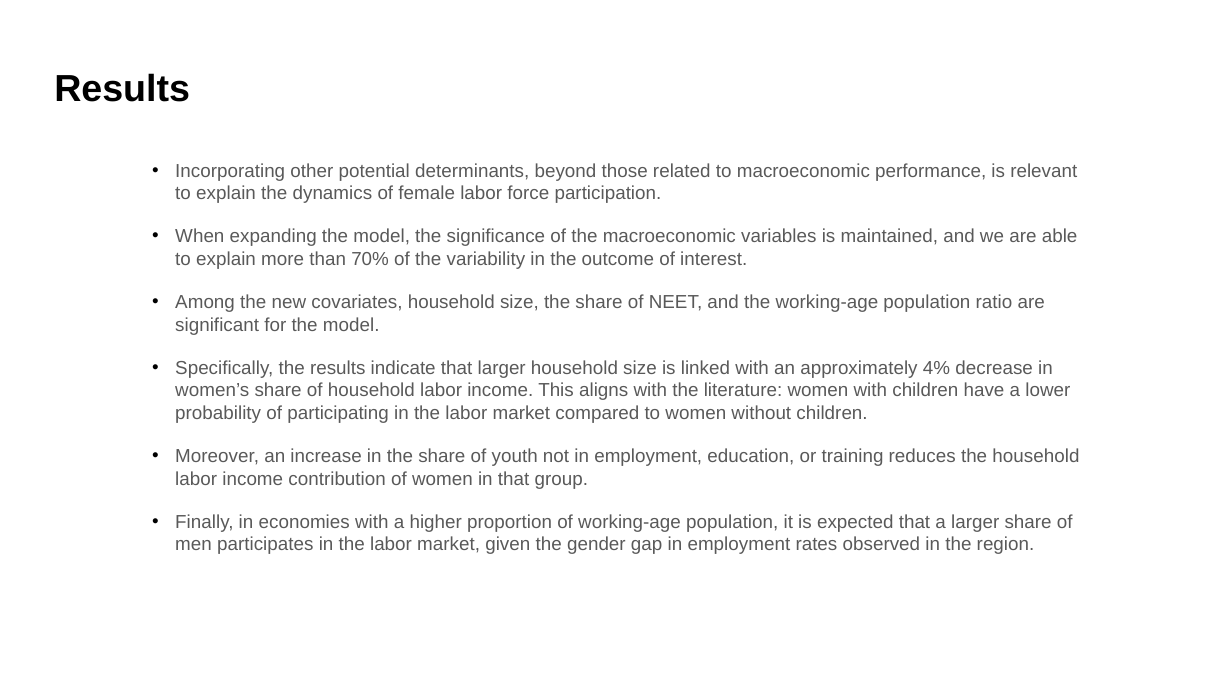
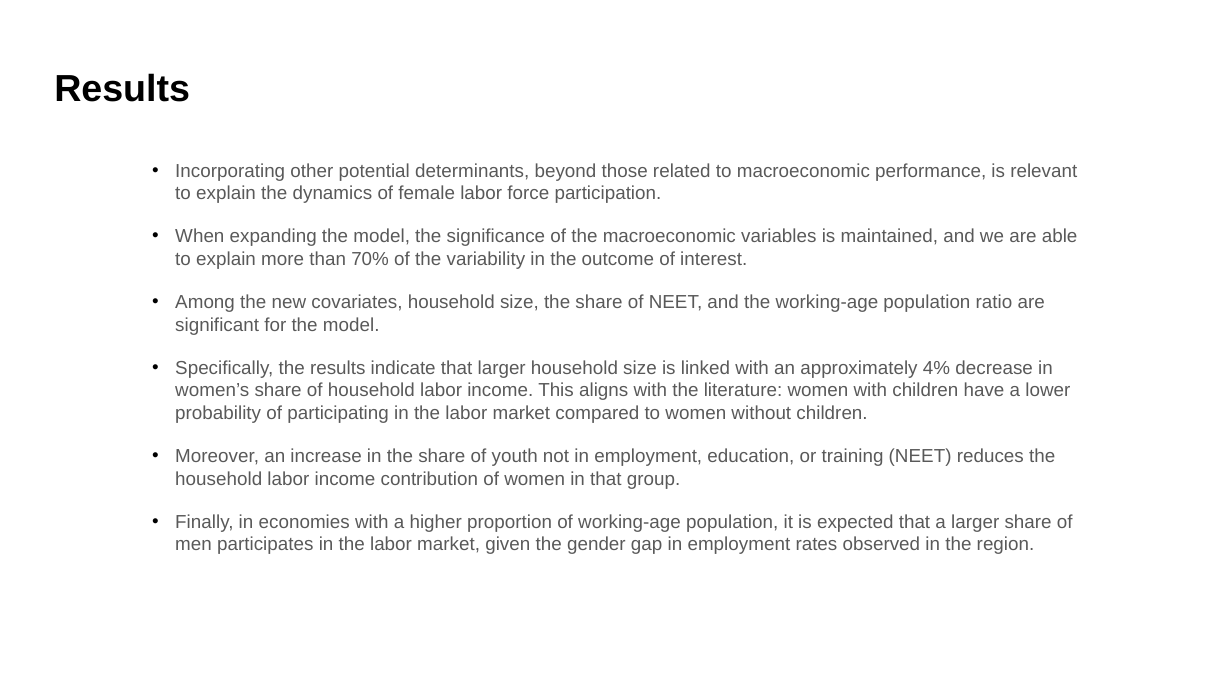
Before and after one commit to CamiMonzon/IDB_Data_Analyst, a slide deck: slide 11 of IDB. Analysis of female participation in household labor income.pptx. Drawn at 1232x693 pixels with LibreOffice and Linux fonts; fonts in the diff are those of the drawing. Boxes give left, top, right and bottom in pixels: in the first picture for what was removed or moved away, otherwise in the second. Text is boxed around its words. In the diff, an @@ line names an element or a change of style, - is before the commit and + after.

```diff
--- a/IDB. Analysis of female participation in household labor income.pptx
+++ b/IDB. Analysis of female participation in household labor income.pptx
@@ text at bbox=[175, 448, 1055, 489]: text changed @@
-• Moreover, an increase in the share of youth not in employment, education, or training reduces the household labor income contribution of women in that group.
+• Moreover, an increase in the share of youth not in employment, education, or training (NEET) reduces the household labor income contribution of women in that group.
```
Also in this commit, not shown: 1 other slide changed.
